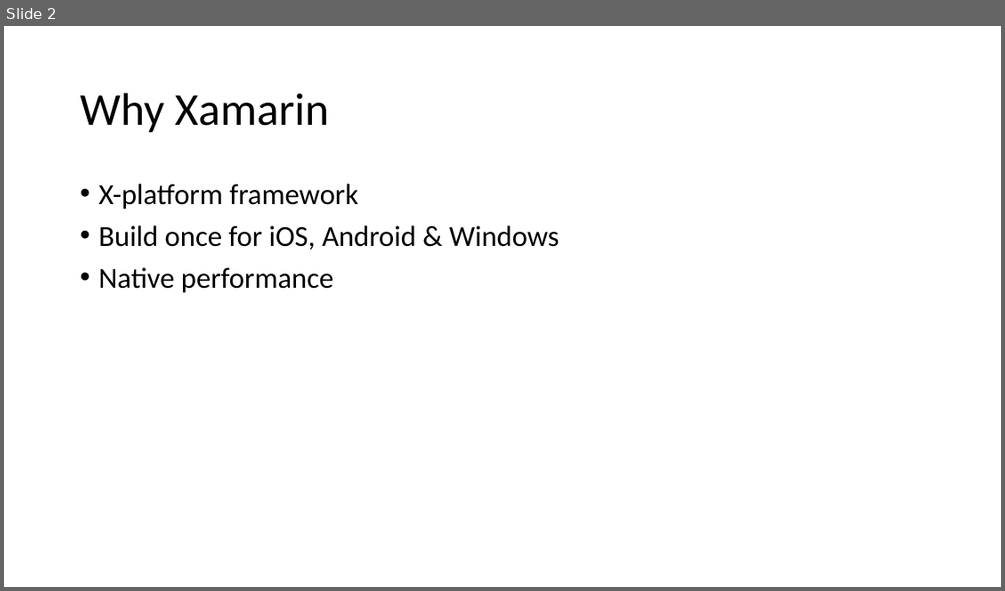
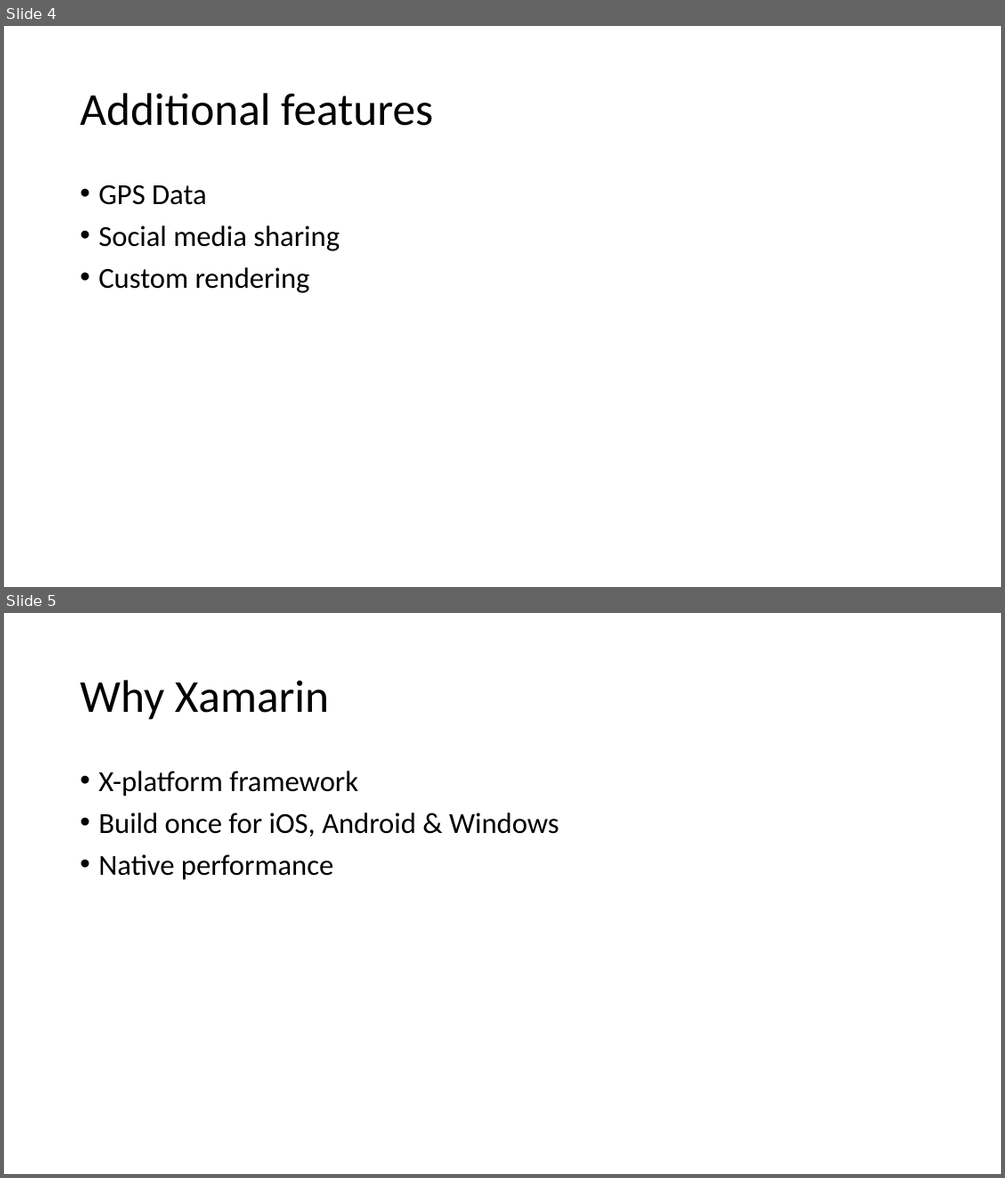
Before and after one commit to valeryjacobs/HeadsInTheCloud, a slide deck: HeadsInTheCloud.pptx. Shown one above the other, each under a label of ours: slide 2 before the commit, slides 4 and 5 after it. The pictures are 1005x591 and 1005x1178 pixels, drawn with LibreOffice and Linux fonts; fonts in the diff are those of the drawing. Boxes give left, top, right and bottom in pixels: in the first picture for what was removed or moved away, otherwise in the second. Text is boxed around its words. In the diff, an @@ line names an element or a change of style, - is before the commit and + after.

```diff
--- a/HeadsInTheCloud.pptx
+++ b/HeadsInTheCloud.pptx
@@ slide 4 added at (x1=4, y1=26, x2=1001, y2=587), background #FFFFFF @@
@@ title added at (x1=80, y1=93, x2=433, y2=126), 44 pt, text #000000 @@
+Additional features
@@ text added at (x1=98, y1=184, x2=340, y2=293), 28 pt, text #000000 @@
+• GPS Data
+• Social media sharing
+• Custom rendering
@@ what was slide 2 is now slide 5 @@
```
Also in this commit, not shown: 1 slide changed, 2 other slides added.
